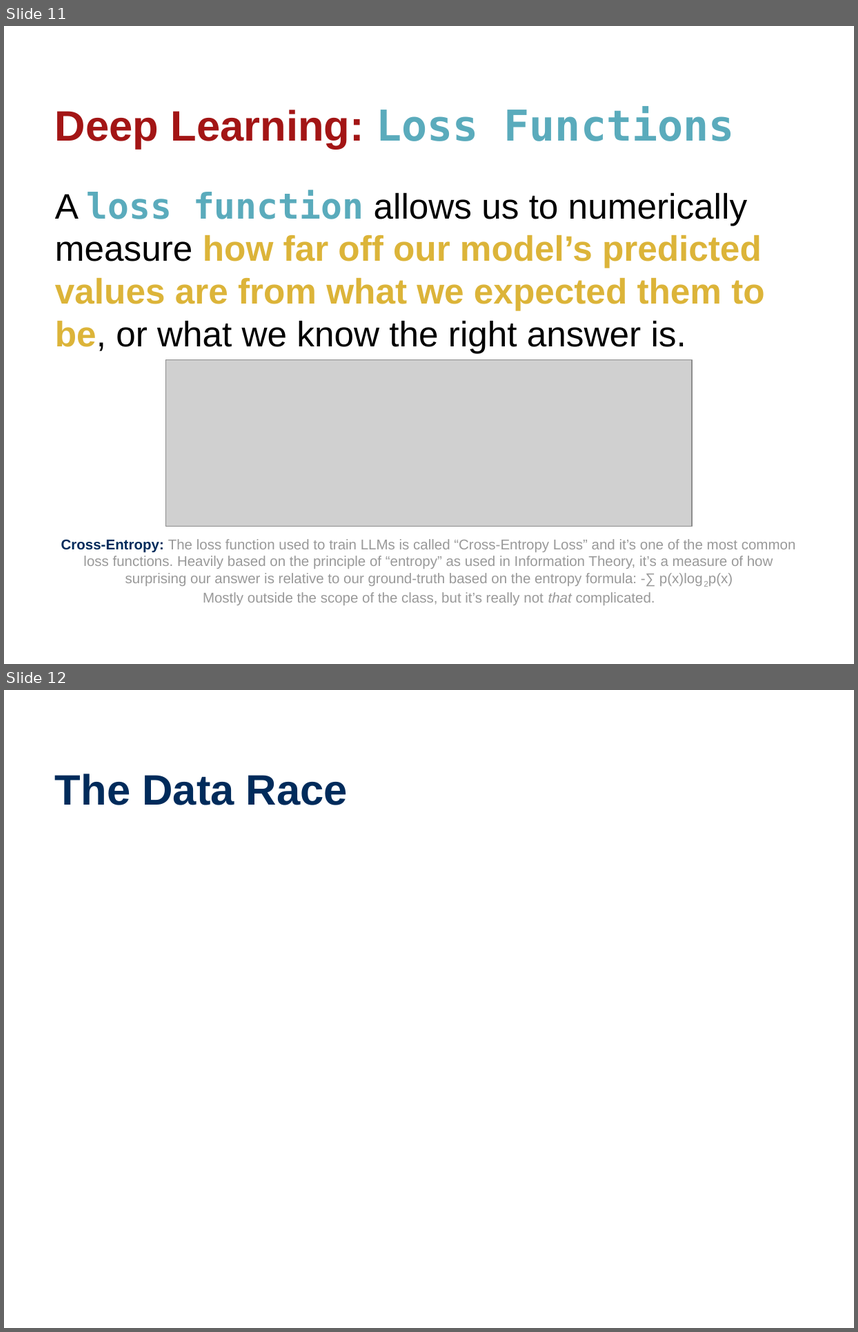
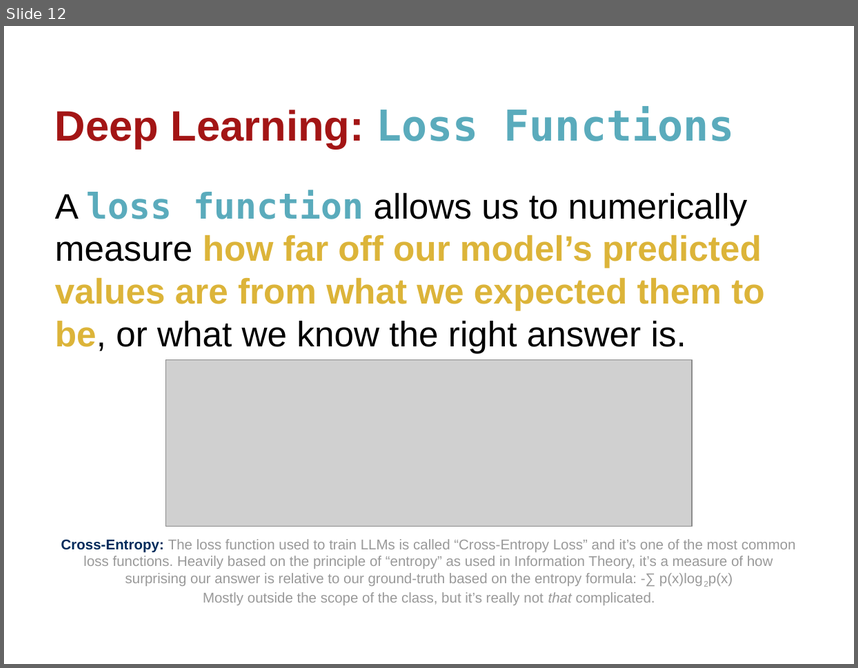
Before and after one commit to wtheisen/nd-cse-10124-lectures, a slide deck: Blank/Lecture_07_ Embeddings_02.pptx. Shown one above the other, each under a label of ours: slides 11 and 12 before the commit, slide 12 after it. The pictures are 858x1332 and 858x668 pixels, drawn with LibreOffice and Linux fonts; fonts in the diff are those of the drawing; grey boxes stand for pictures. Boxes give left, top, right and bottom in pixels: in the first picture for what was removed or moved away, otherwise in the second. Text is boxed around its words. In the diff, an @@ line names an element or a change of style, - is before the commit and + after.

```diff
--- a/Blank/Lecture_07_ Embeddings_02.pptx
+++ b/Blank/Lecture_07_ Embeddings_02.pptx
@@ slide 12 removed at [4,690,854,1328], background #FFFFFF @@
@@ title removed at [55,773,348,805] @@
-The Data Race
@@ what was slide 11 is now slide 12 @@
```
Also in this commit, not shown: 3 slides changed, 9 slides added, 8 other slides removed, 12 other files.
